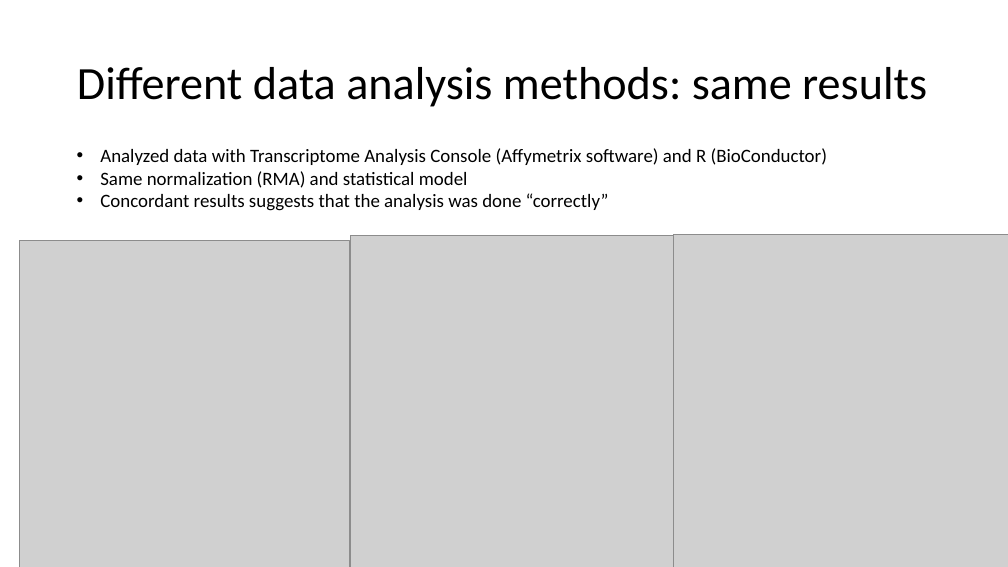
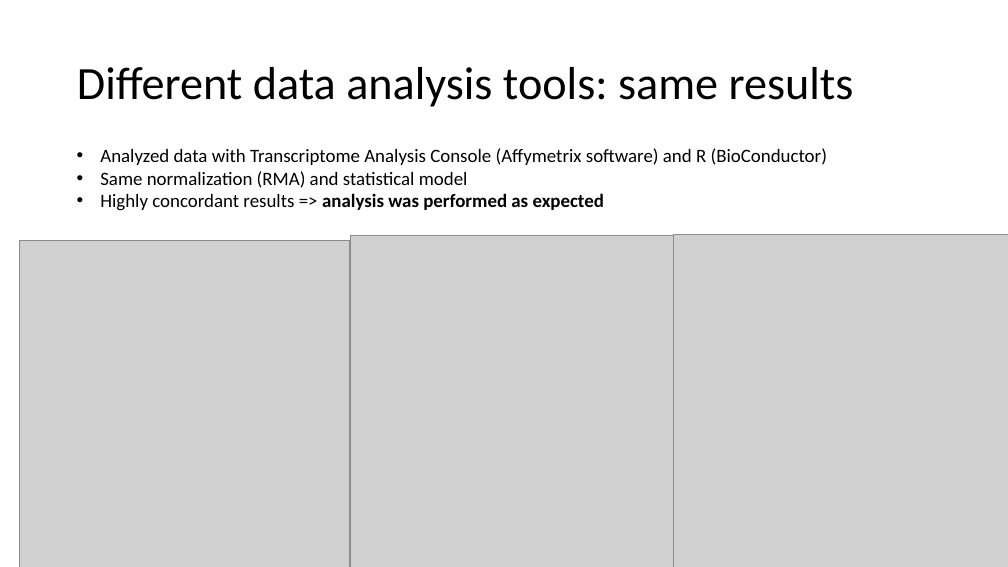
Before and after one commit to SteveSemick/GWI_rat_microarray, a slide deck: slide 5 of ClariomS_Analysis_Presentation.pptx. Drawn at 1008x567 pixels with LibreOffice and Linux fonts; fonts in the diff are those of the drawing; grey boxes stand for pictures. Boxes give left, top, right and bottom in pixels: in the first picture for what was removed or moved away, otherwise in the second. Text is boxed around its words. In the diff, an @@ line names an element or a change of style, - is before the commit and + after.

Commit message:
add files to perform analysis and annotation in R instead of TAC

```diff
--- a/ClariomS_Analysis_Presentation.pptx
+++ b/ClariomS_Analysis_Presentation.pptx
@@ title at [77,67,854,107]: text changed @@
-Different data analysis methods: same results
+Different data analysis tools: same results
@@ text at [100,193,604,211]: text changed; bold on @@
-• Concordant results suggests that the analysis was done “correctly”
+• Highly concordant results => analysis was performed as expected
```
Also in this commit, not shown: 4 other slides changed, 18 slides added, 6 other files.
